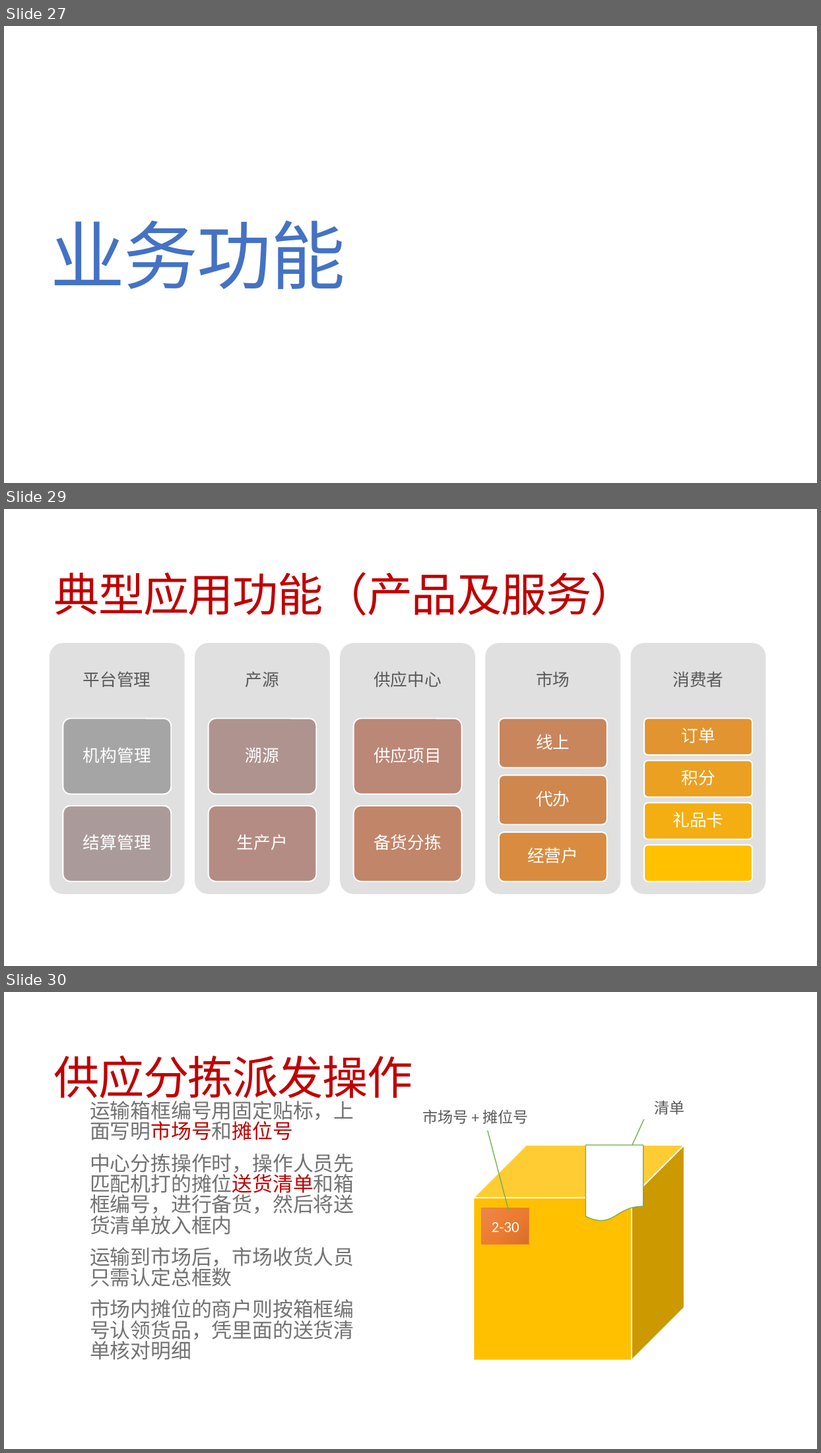
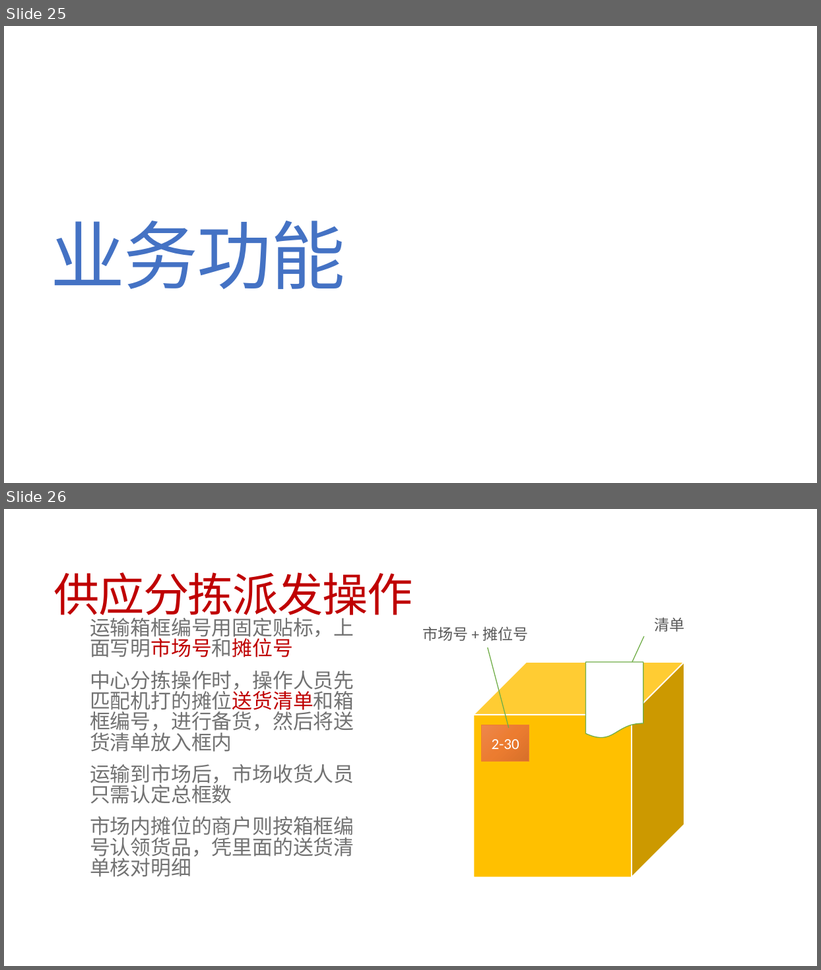
Before and after one commit to jzgi/chainsmart, a slide deck: Docs/品链供销平台.pptx. Shown one above the other, each under a label of ours: slides 27, 29 and 30 before the commit, slides 25 and 26 after it; the slides between them are not shown. The pictures are 821x1453 and 821x970 pixels, drawn with LibreOffice and Linux fonts; fonts in the diff are those of the drawing. Boxes give left, top, right and bottom in pixels: in the first picture for what was removed or moved away, otherwise in the second. Text is boxed around its words. In the diff, an @@ line names an element or a change of style, - is before the commit and + after.

```diff
--- a/Docs/品链供销平台.pptx
+++ b/Docs/品链供销平台.pptx
@@ slide 29 removed at (4,509,817,966), background #FFFFFF @@
@@ title removed at (54,572,637,616) @@
-典型应用功能（产品及服务）
@@ group removed at (50,643,766,894): 18 rounded rectangles, 17 texts @@
-平台管理
-机构管理
-结算管理
-产源
-溯源
-生产户
-供应中心
-供应项目
-备货分拣
-市场
-线上
-代办
-经营户
-消费者
-订单
-积分
-礼品卡
@@ what was slide 27 is now slide 25 @@
@@ what was slide 30 is now slide 26 @@
```
Also in this commit, not shown: 2 slides added, 6 other slides removed, 6 other files.
